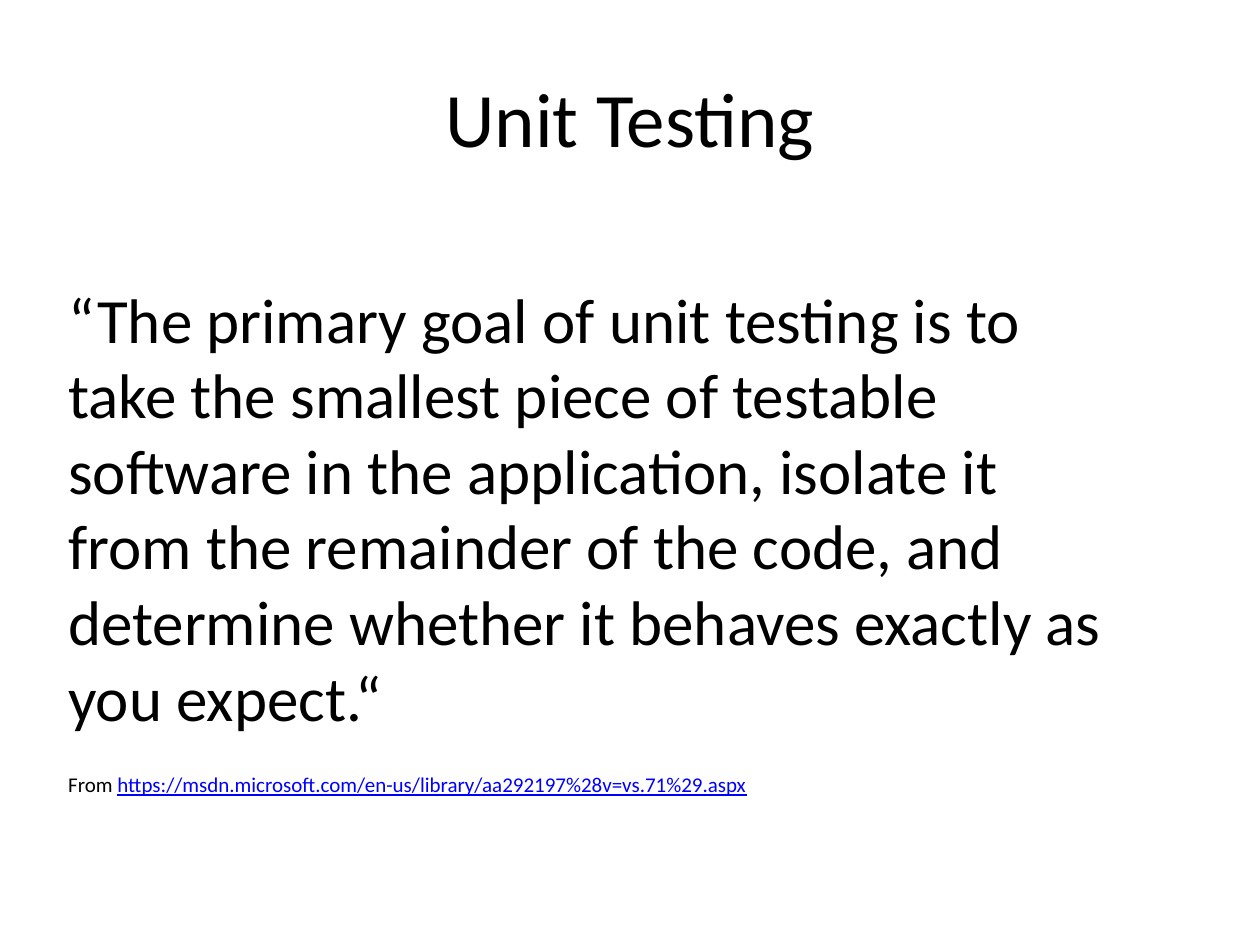
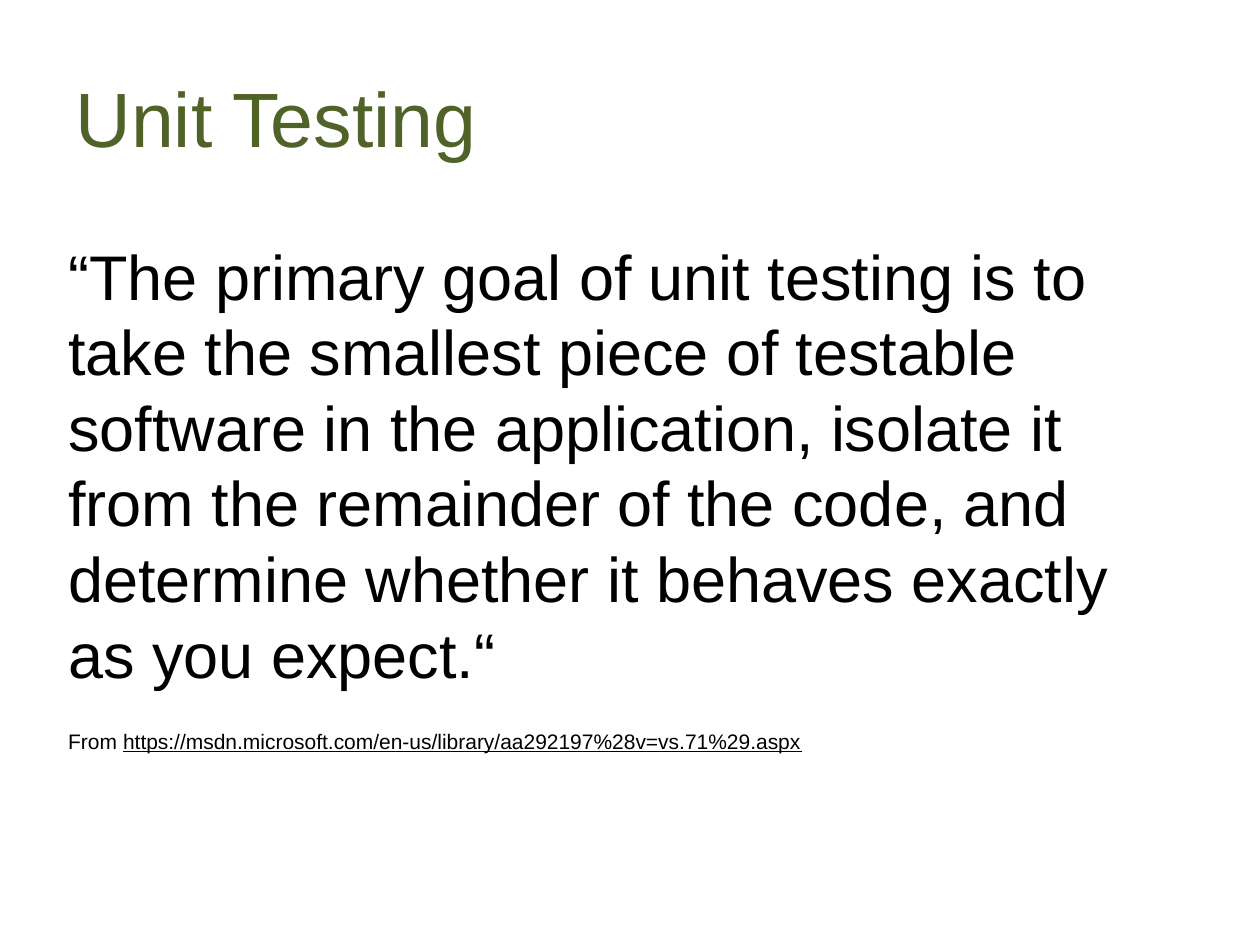
Before and after one commit to way0utwest/UnitTestingTSQL, a slide deck: slide 5 of UnitTestingTSQL.pptx (slide 6 before the commit). Drawn at 1260x945 pixels with LibreOffice and Linux fonts; fonts in the diff are those of the drawing; background and template pictures are left out. Boxes give left, top, right and bottom in pixels: in the first picture for what was removed or moved away, otherwise in the second. Text is boxed around its words. In the diff, an @@ line names an element or a change of style, - is before the commit and + after.

```diff
--- a/UnitTestingTSQL.pptx
+++ b/UnitTestingTSQL.pptx
@@ title "Unit Testing" at bbox=[76, 91, 476, 162]: font Calibri to Arial, text colour #000000 to #4F6228; alignment centre to left @@
@@ text "“The primary goal of unit ...": place and size @@
-text "“The primary goal of unit ..." at bbox=[68, 297, 1101, 796]
+text "“The primary goal of unit ..." at bbox=[68, 254, 1108, 754]
@@ text "“The primary goal of unit ..." at bbox=[68, 254, 1108, 754]: font Calibri to Arial; text colour #0000FF to #000000 in "https://msdn.microsoft.com/en-us/library/aa292197%28v=vs.71% ..." @@
```
Also in this commit, not shown: 24 other slides changed, 1 slide removed.
